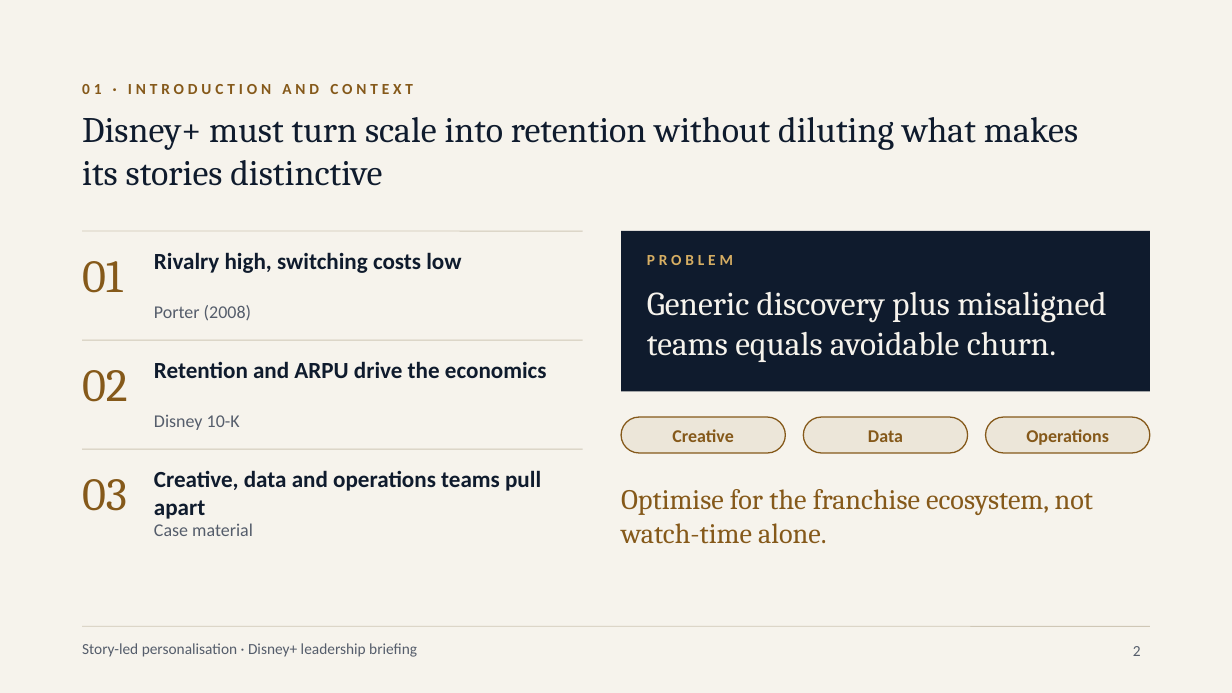
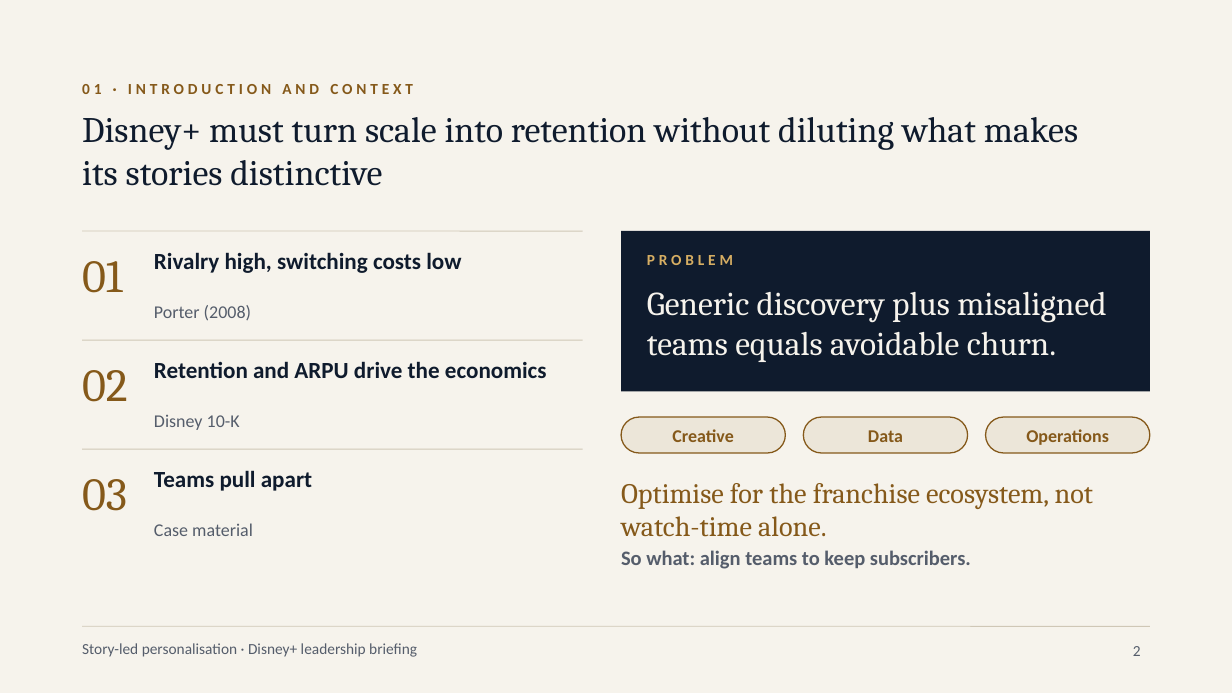
Before and after one commit to karanrg22-svg/skill, a slide deck: slide 2 of output/A_Corporate_Editorial.pptx. Drawn at 1232x693 pixels with LibreOffice and Linux fonts; fonts in the diff are those of the drawing. Boxes give left, top, right and bottom in pixels: in the first picture for what was removed or moved away, otherwise in the second. Text is boxed around its words. In the diff, an @@ line names an element or a change of style, - is before the commit and + after.

```diff
--- a/output/A_Corporate_Editorial.pptx
+++ b/output/A_Corporate_Editorial.pptx
@@ text at (x1=154, y1=470, x2=312, y2=491): text changed @@
-Creative, data and operations teams pull apart
+Teams pull apart
@@ text "Optimise for the franchise ecosystem, ..." moved from (x1=621, y1=489, x2=1093, y2=544) to (x1=621, y1=483, x2=1093, y2=537) @@
@@ text added at (x1=621, y1=550, x2=971, y2=569), 16 pt, text #555D6B, bold @@
+So what: align teams to keep subscribers.
```
Also in this commit, not shown: 4 other slides changed, 1 other file.
